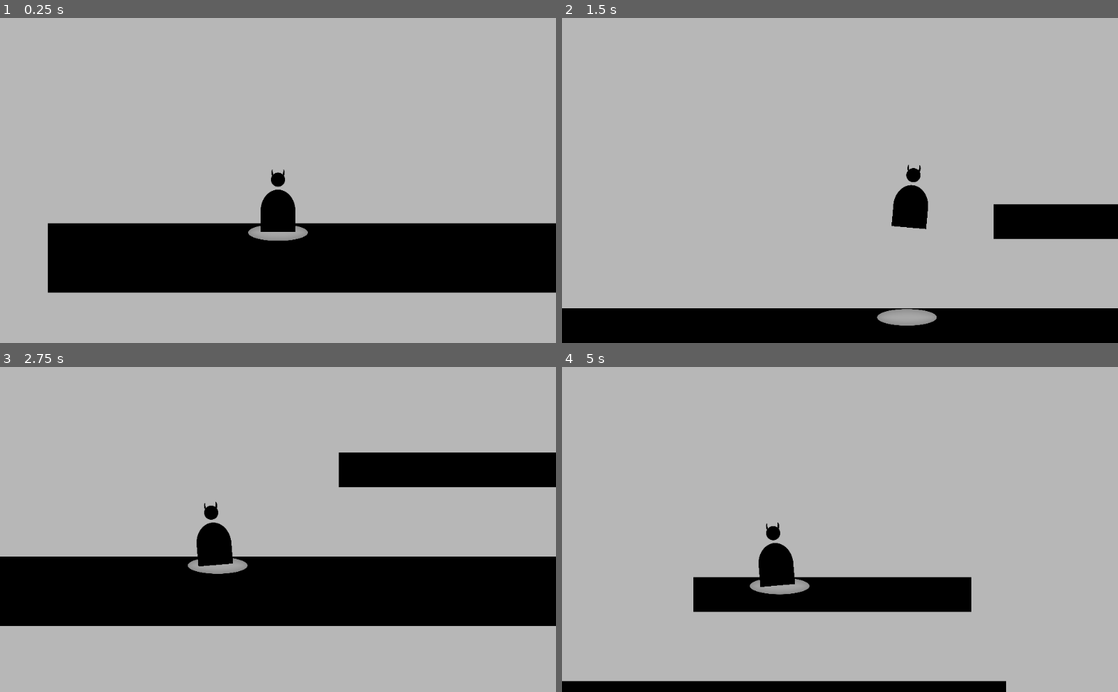
Above: before the commit, frames 1-4 (two rows, left to right).
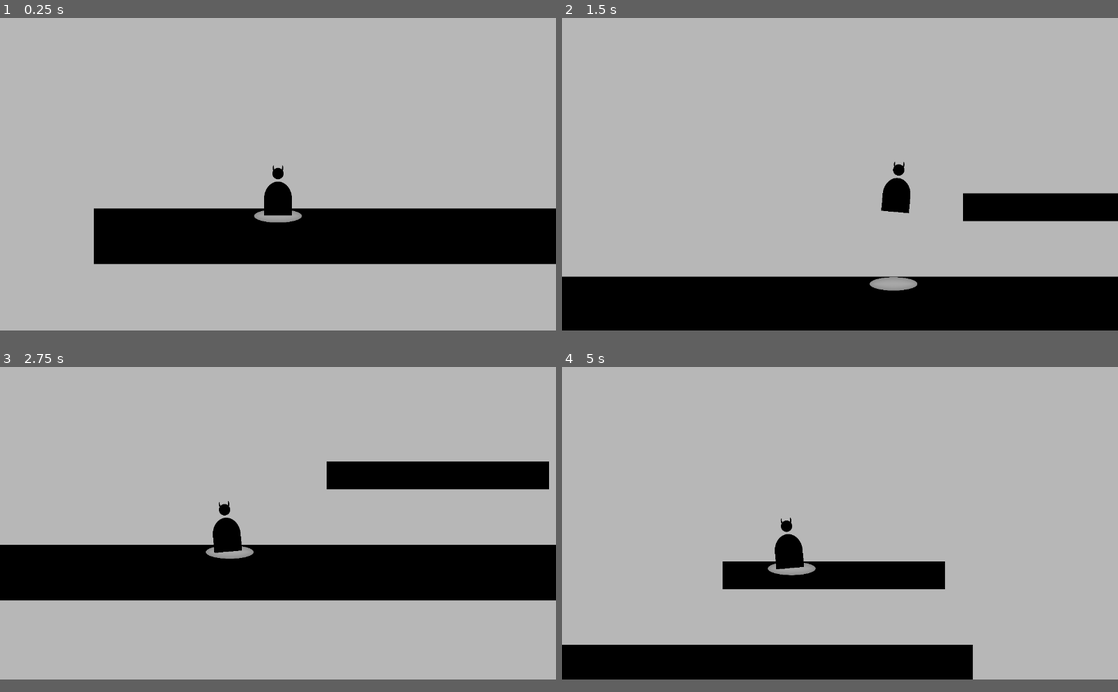
Above: after the commit, the same moments.

Repository: BesterCoder/nuggie-collector
Game: Godot game, scene res://levels/level_001.tscn
Same seed, same stepped clock (60 frames per second), same inputs: the game is played once before the commit and once after it. Before the commit the project has no main scene; this scene is started directly in both runs.
Inputs:
- Up to frame 1 (0.25 s): no input
- Up to frame 2 (1.5 s): hold D (move_right) from 0.53 s (still down); tap W (jump) at 0.77 s
- Up to frame 3 (2.75 s): tap W (jump) at 1.52 s; release D (move_right) at 2.03 s; hold A (move_left) from 2.03 s (still down)
- Up to frame 4 (5 s): release A (move_left) at 2.78 s; hold D (move_right) 2.78-4.28 s; tap W (jump) at 3.02, 3.77, 4.52 s; hold A (move_left) from 4.28 s (still down)
In our replay, the window is 800x468 before the commit and 800x450 after it. These sizes can differ from the game's own. Grey fills any space a smaller window leaves; there, only what the larger window draws over its background counts as a difference.

The runs differ from the first frame. In frame 1, 14% of the frame differs, in the area x 8-100%, y 45-85%; in frame 2, 14%; in frame 3, 14%; in frame 4, 16%, in the area x 0-100%, y 46-100%.

Commit message:
Changed screen size and load level 1 by default
Screen size is now 1280x720

Diff:
--- a/project.godot
+++ b/project.godot
@@ -16,7 +16,13 @@
 [application]
 
 config/name="Nuggie-collector"
+run/main_scene="res://levels/level_001.tscn"
 config/icon="res://icon.png"
+
+[display]
+
+window/size/width=1280
+window/size/height=720
 
 [input]
 
